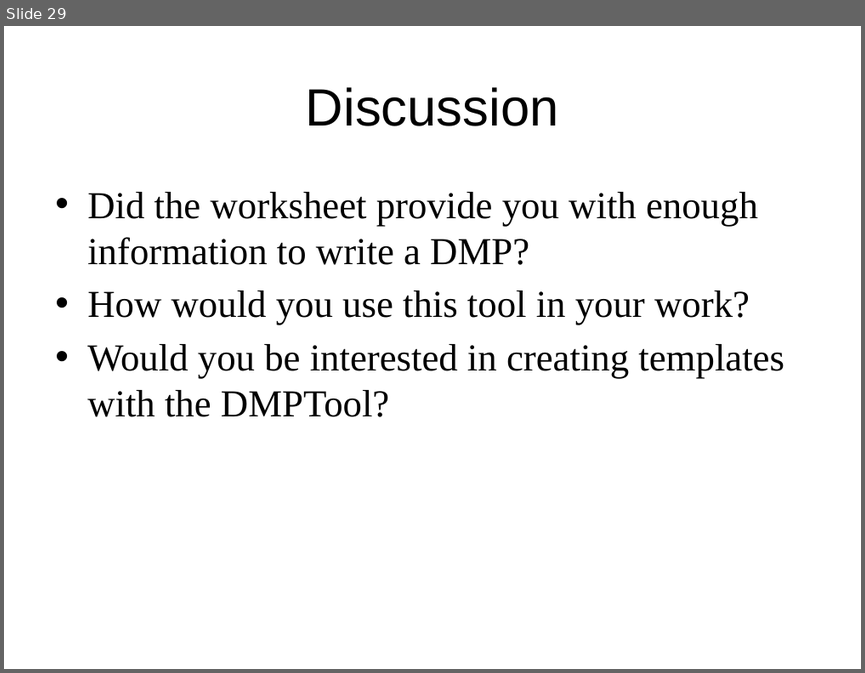
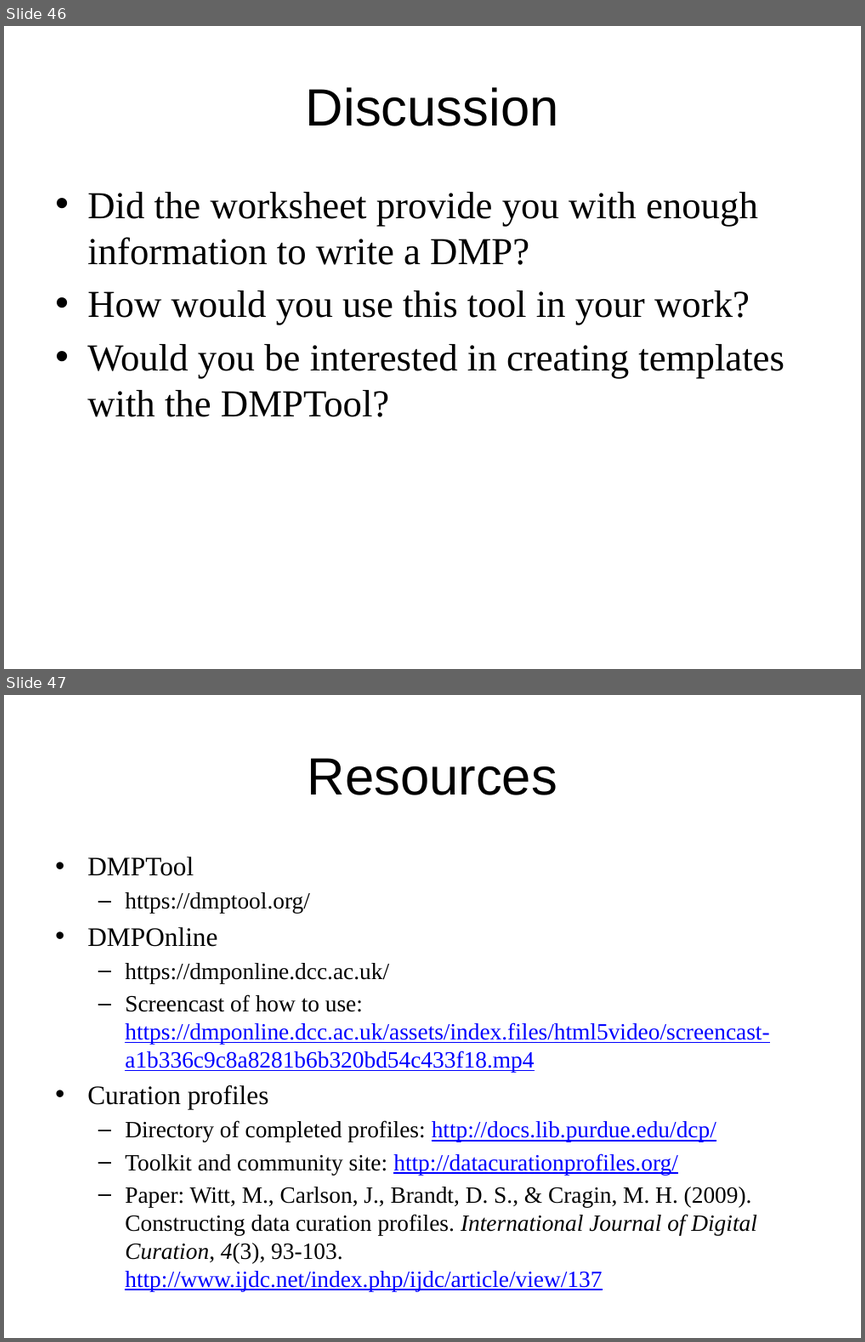
Before and after one commit to DataCurationWorkshop/Beijing-2015, a slide deck: Day1_Demo_DMPTools.pptx. Shown one above the other, each under a label of ours: slide 29 before the commit, slides 46 and 47 after it. The pictures are 865x673 and 865x1342 pixels, drawn with LibreOffice and Linux fonts; fonts in the diff are those of the drawing; background and template pictures are left out. Boxes give left, top, right and bottom in pixels: in the first picture for what was removed or moved away, otherwise in the second. Text is boxed around its words. In the diff, an @@ line names an element or a change of style, - is before the commit and + after.

```diff
--- a/Day1_Demo_DMPTools.pptx
+++ b/Day1_Demo_DMPTools.pptx
@@ slide 47 added at [4,695,861,1338], background #FFFFFF @@
@@ title added at [307,758,557,795], 44 pt, text #000000 @@
+Resources
@@ text added at [87,857,769,1291], 19.6 pt, text #000000 @@
+• DMPTool
+  – https://dmptool.org/
+• DMPOnline
+  – https://dmponline.dcc.ac.uk/
+  – Screencast of how to use: https://dmponline.dcc.ac.uk/assets/index.files/html5video/screencast-a1b336c9c8a8281b6b320bd54c433f18.mp4
+• Curation profiles
+  – Directory of completed profiles: http://docs.lib.purdue.edu/dcp/
+  – Toolkit and community site: http://datacurationprofiles.org/
+  – Paper: Witt, M., Carlson, J., Brandt, D. S., & Cragin, M. H. (2009). Constructing data curation profiles. International Journal of Digital Curation, 4(3), 93-103. http://www.ijdc.net/index.php/ijdc/article/view/137
@@ what was slide 29 is now slide 46 @@
```
Also in this commit, not shown: 2 slides changed, 23 other slides added, 6 slides removed, 1 other file.
